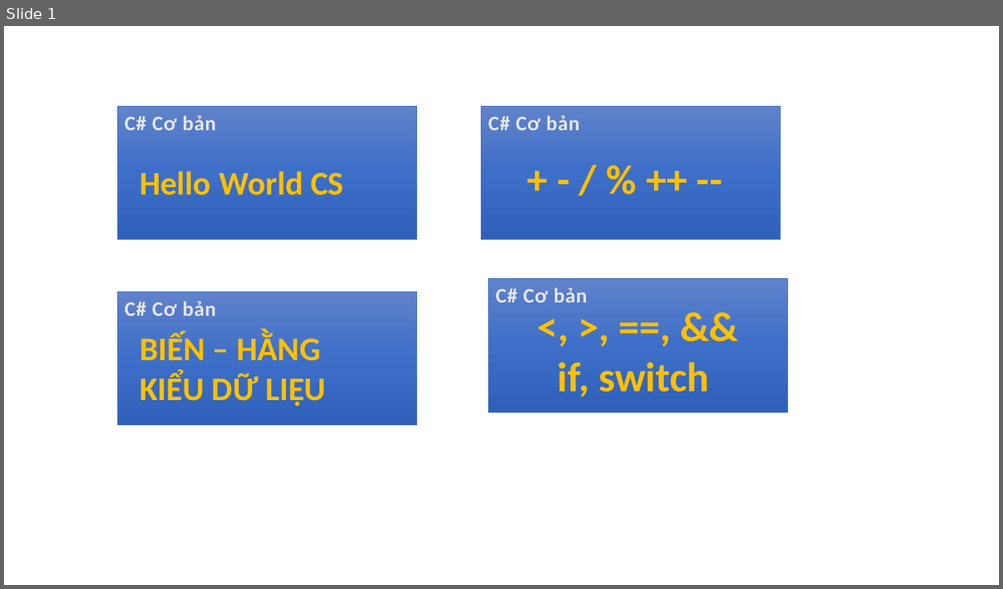
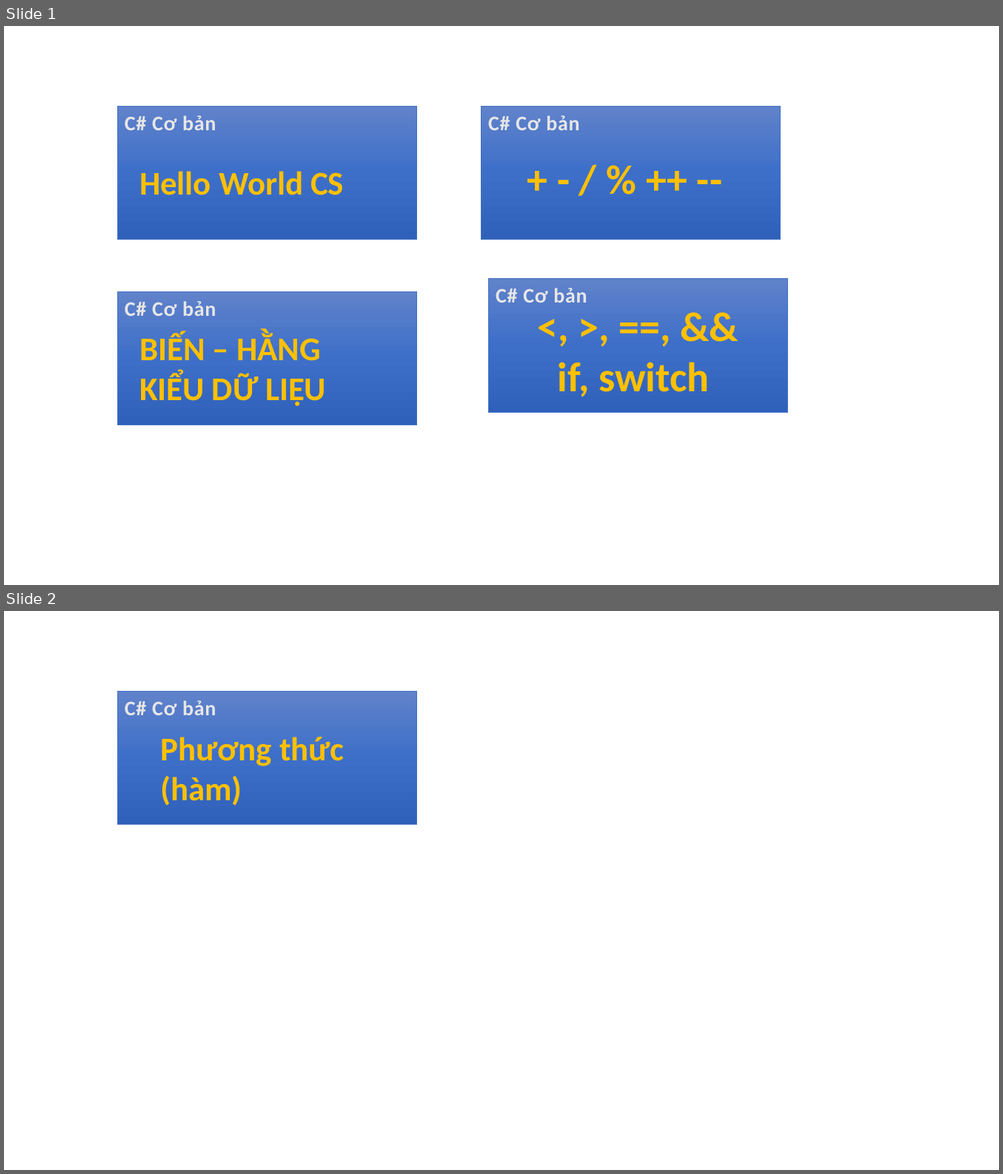
Before and after one commit to cohuynhh/learn-cs-netcore, a slide deck: csnc.pptx. Shown one above the other, each under a label of ours: slide 1 before the commit, slides 1 and 2 after it. The pictures are 1003x589 and 1003x1174 pixels, drawn with LibreOffice and Linux fonts; fonts in the diff are those of the drawing. Boxes give left, top, right and bottom in pixels: in the first picture for what was removed or moved away, otherwise in the second. Text is boxed around its words. In the diff, an @@ line names an element or a change of style, - is before the commit and + after.

```diff
--- a/csnc.pptx
+++ b/csnc.pptx
@@ slide 2 added at <box>4,611,999,1170</box>, background #FFFFFF @@
@@ rectangle added at <box>117,692,417,825</box>, fill gradient #6183CB to #3E70CA to #3062BB, outline #4472C4 0.5 pt @@
@@ text added at <box>125,701,216,715</box>, 20 pt, text #E7E6E6, bold @@
+C# Cơ bản
@@ text added at <box>160,737,344,806</box>, 32 pt, text #FFC000, bold @@
+Phương thức
+(hàm)
```
Also in this commit, not shown: 6 other files.
